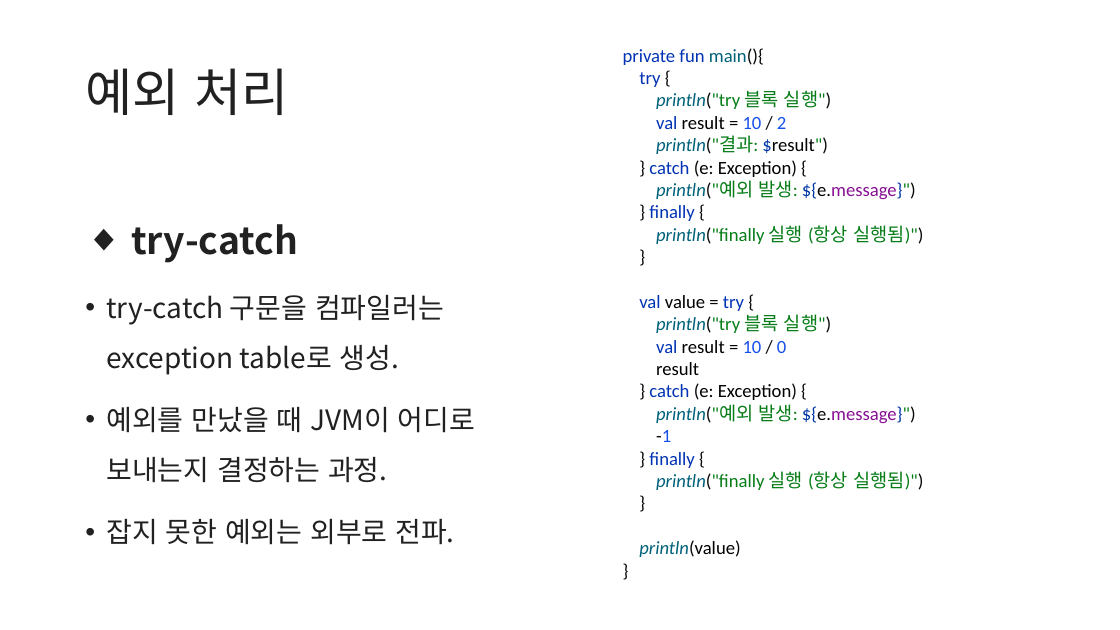
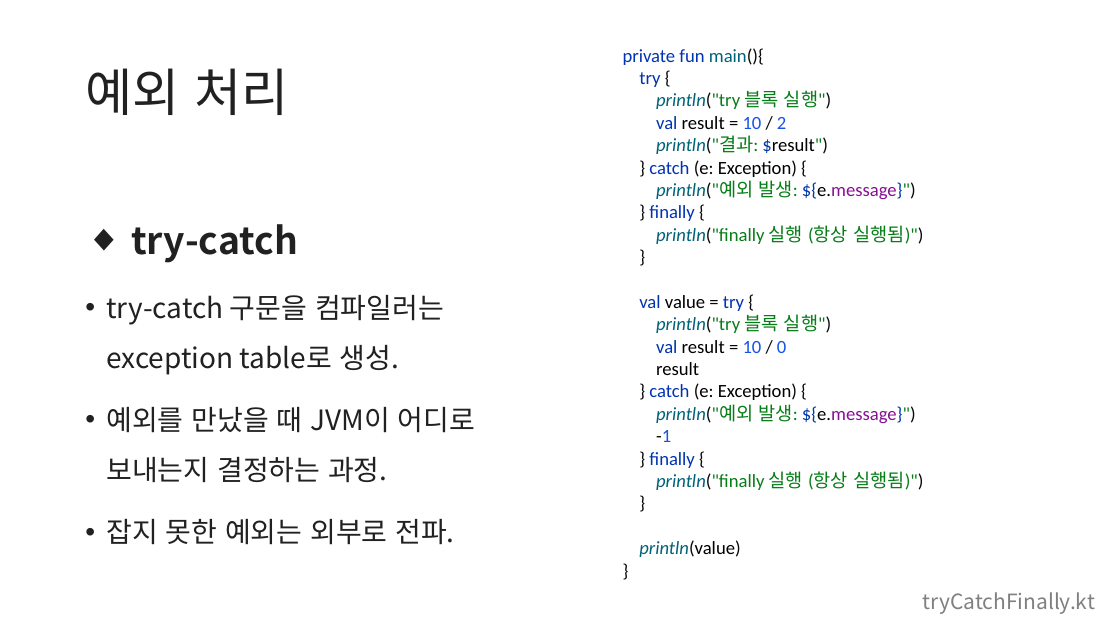
Before and after one commit to kotlin-study-2026/kotlin-study-archive, a slide deck: slide 31 of week03/2장.pptx. Drawn at 1120x630 pixels with LibreOffice and Linux fonts; fonts in the diff are those of the drawing. Boxes give left, top, right and bottom in pixels: in the first picture for what was removed or moved away, otherwise in the second. Text is boxed around its words. In the diff, an @@ line names an element or a change of style, - is before the commit and + after.

```diff
--- a/week03/2장.pptx
+++ b/week03/2장.pptx
@@ text added at [923,592,1095,614], 18 pt, text #808080 @@
+tryCatchFinally.kt
```
Also in this commit, not shown: 2 other slides changed, 2 slides added, 1 other file.
